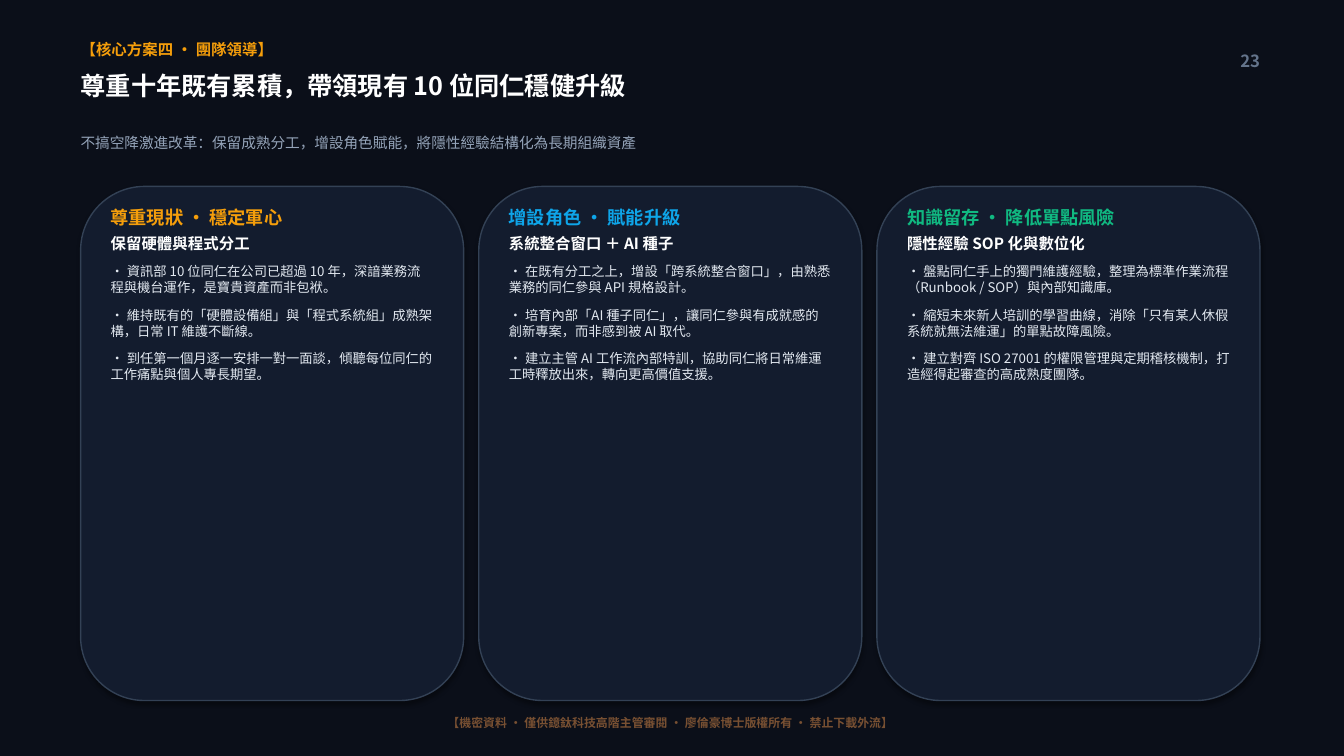
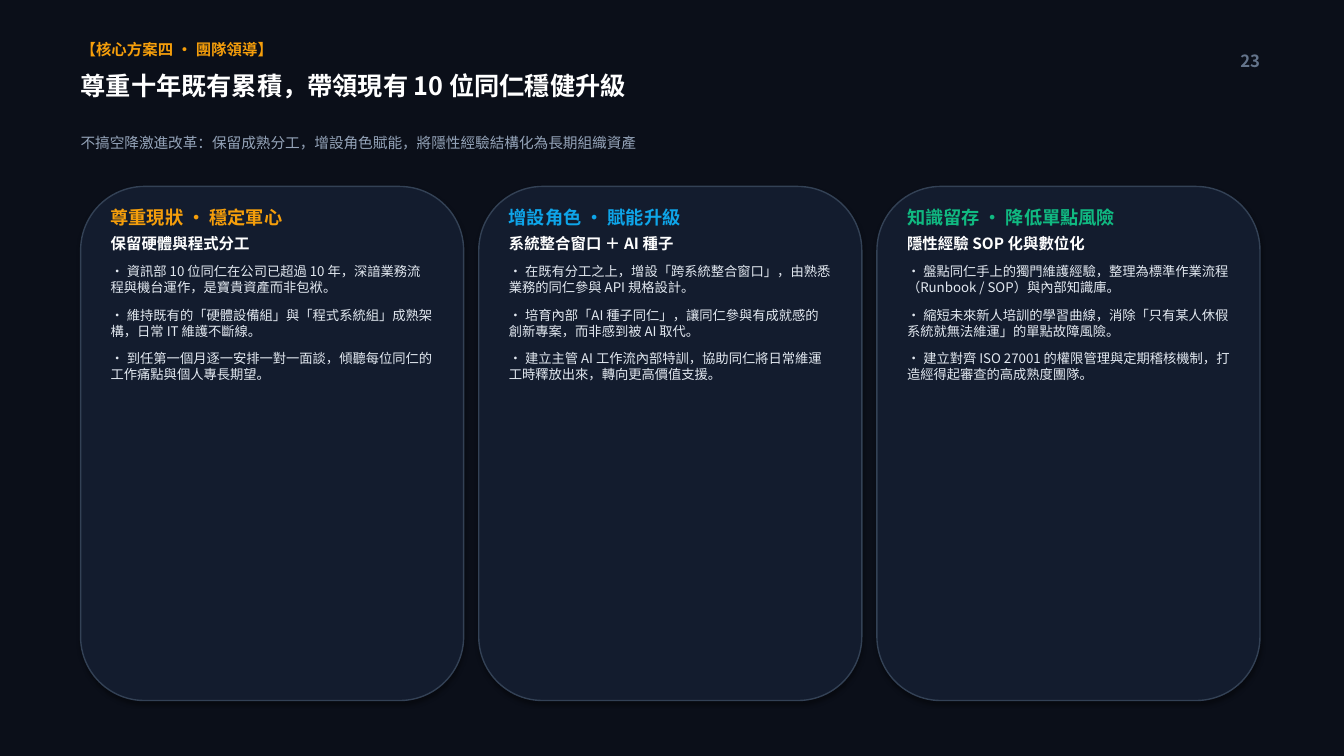
Before and after one commit to HowardLiao/4163, a slide deck: slide 23 of 鐿鈦科技_資訊經理_金字塔策略簡報_廖倫豪博士.pptx. Drawn at 1344x756 pixels with LibreOffice and Linux fonts; fonts in the diff are those of the drawing. Boxes give left, top, right and bottom in pixels: in the first picture for what was removed or moved away, otherwise in the second. Text is boxed around its words. In the diff, an @@ line names an element or a change of style, - is before the commit and + after.

```diff
--- a/鐿鈦科技_資訊經理_金字塔策略簡報_廖倫豪博士.pptx
+++ b/鐿鈦科技_資訊經理_金字塔策略簡報_廖倫豪博士.pptx
@@ text removed at [447,717,893,728] @@
-【機密資料 · 僅供鐿鈦科技高階主管審閱 · 廖倫豪博士版權所有 · 禁止下載外流】
```
Also in this commit, not shown: 31 other slides changed.
